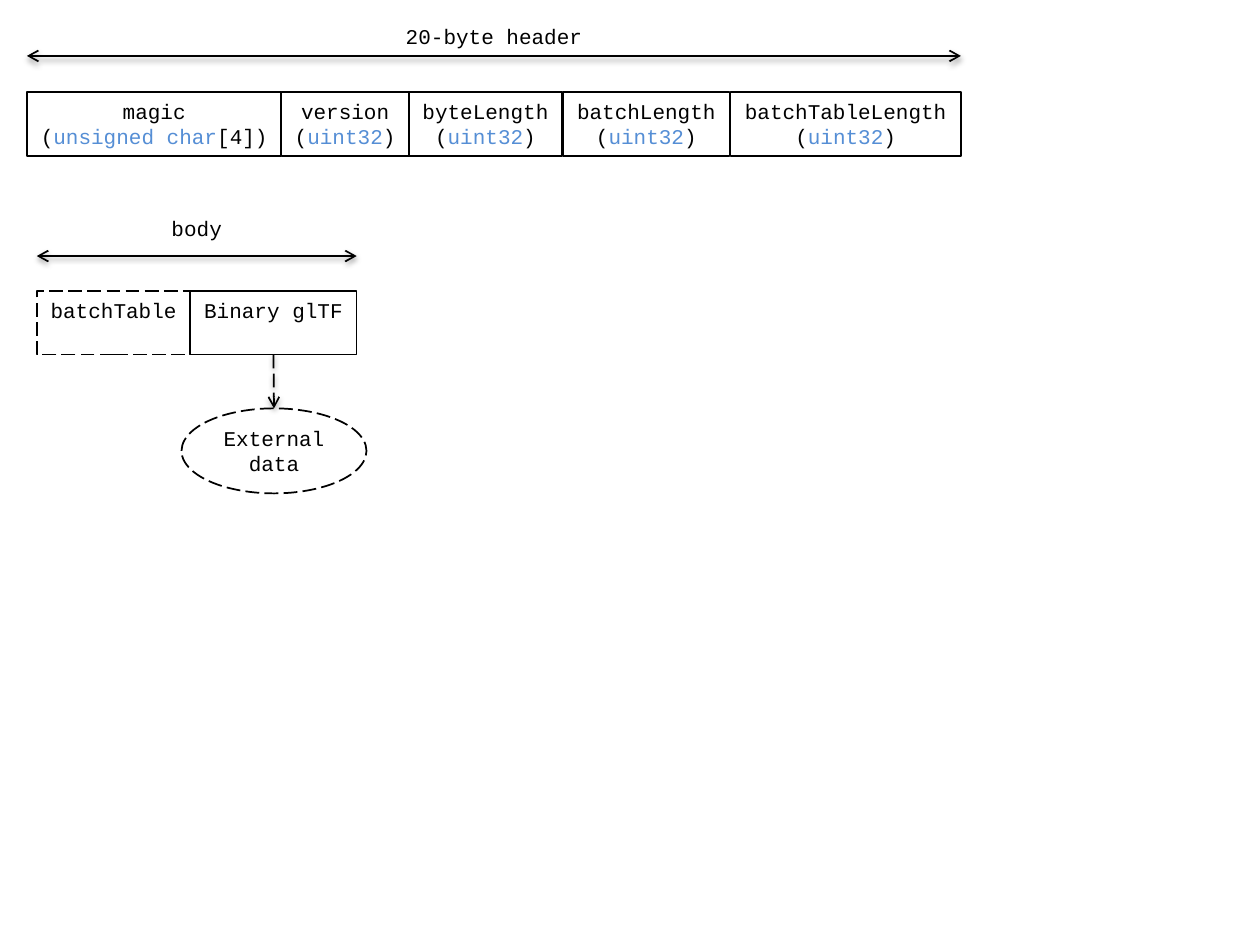
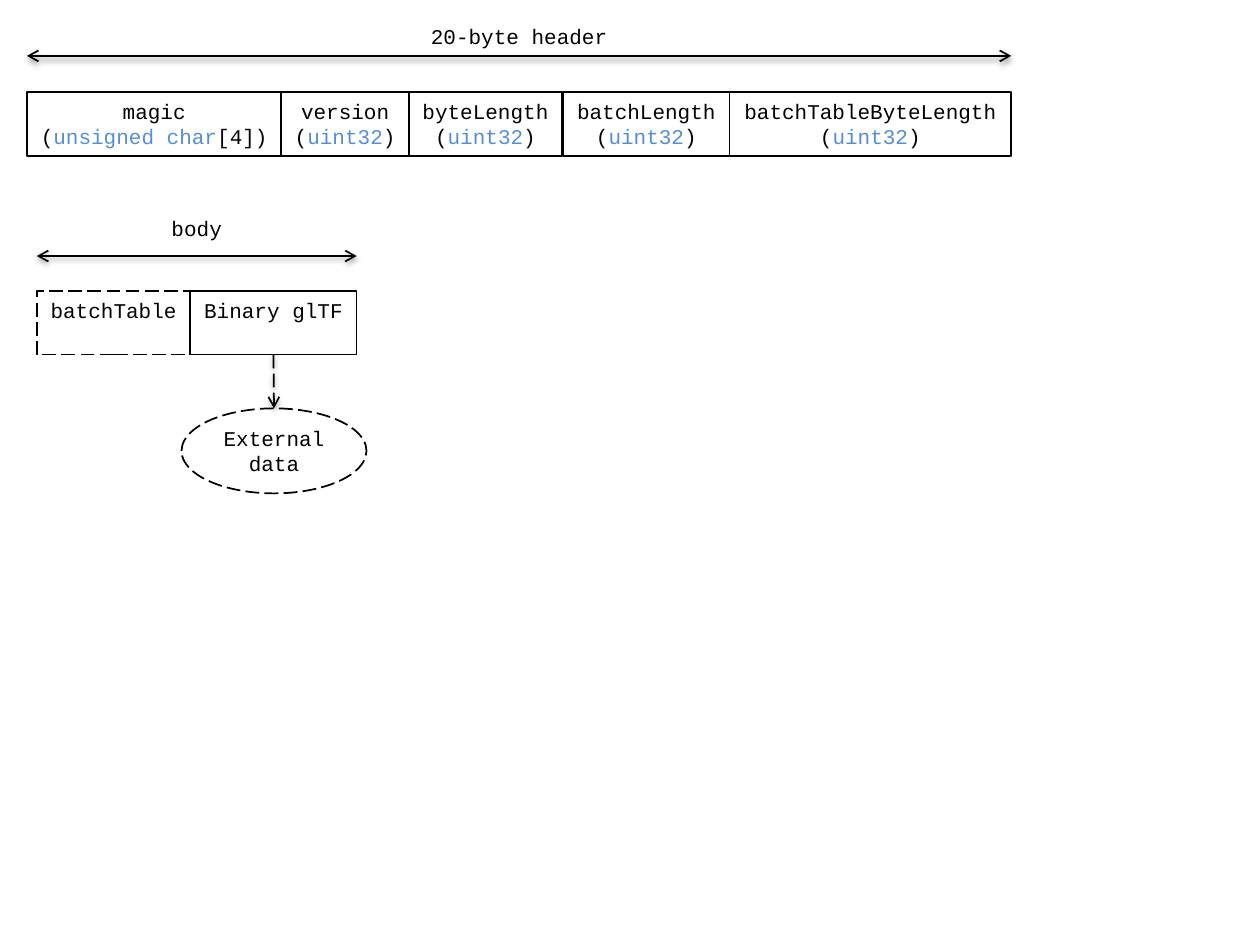
Before and after one commit to CesiumGS/3d-tiles, a slide deck: slide 1 of b3dm/figures/Figures.pptx. Drawn at 1260x945 pixels with LibreOffice and Linux fonts; fonts in the diff are those of the drawing. Boxes give left, top, right and bottom in pixels: in the first picture for what was removed or moved away, otherwise in the second. Text is boxed around its words. In the diff, an @@ line names an element or a change of style, - is before the commit and + after.

Commit message:
b3dm batchTableByteLength rename

```diff
--- a/b3dm/figures/Figures.pptx
+++ b/b3dm/figures/Figures.pptx
@@ text "20-byte header": place and size @@
-text "20-byte header" at <box>406,29,582,49</box>
+text "20-byte header" at <box>431,29,608,49</box>
@@ double arrow moved from (26, 55) - (961, 55) to (26, 55) - (1012, 55) @@
@@ rectangle "batchTableByteLength": place and size @@
-rectangle "batchTableByteLength" at <box>731,92,961,155</box>
+rectangle "batchTableByteLength" at <box>730,92,1012,155</box>
@@ text in rectangle at <box>744,104,996,124</box>: text changed @@
-batchTableLength
+batchTableByteLength
```
Also in this commit, not shown: 2 other files.
